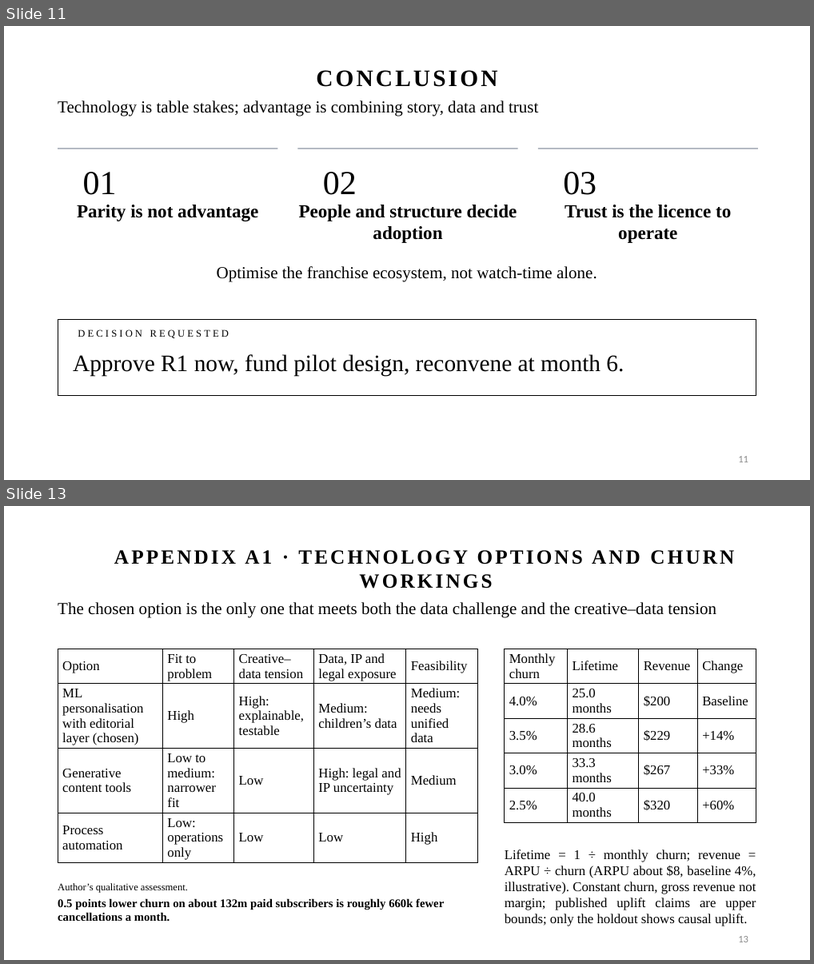
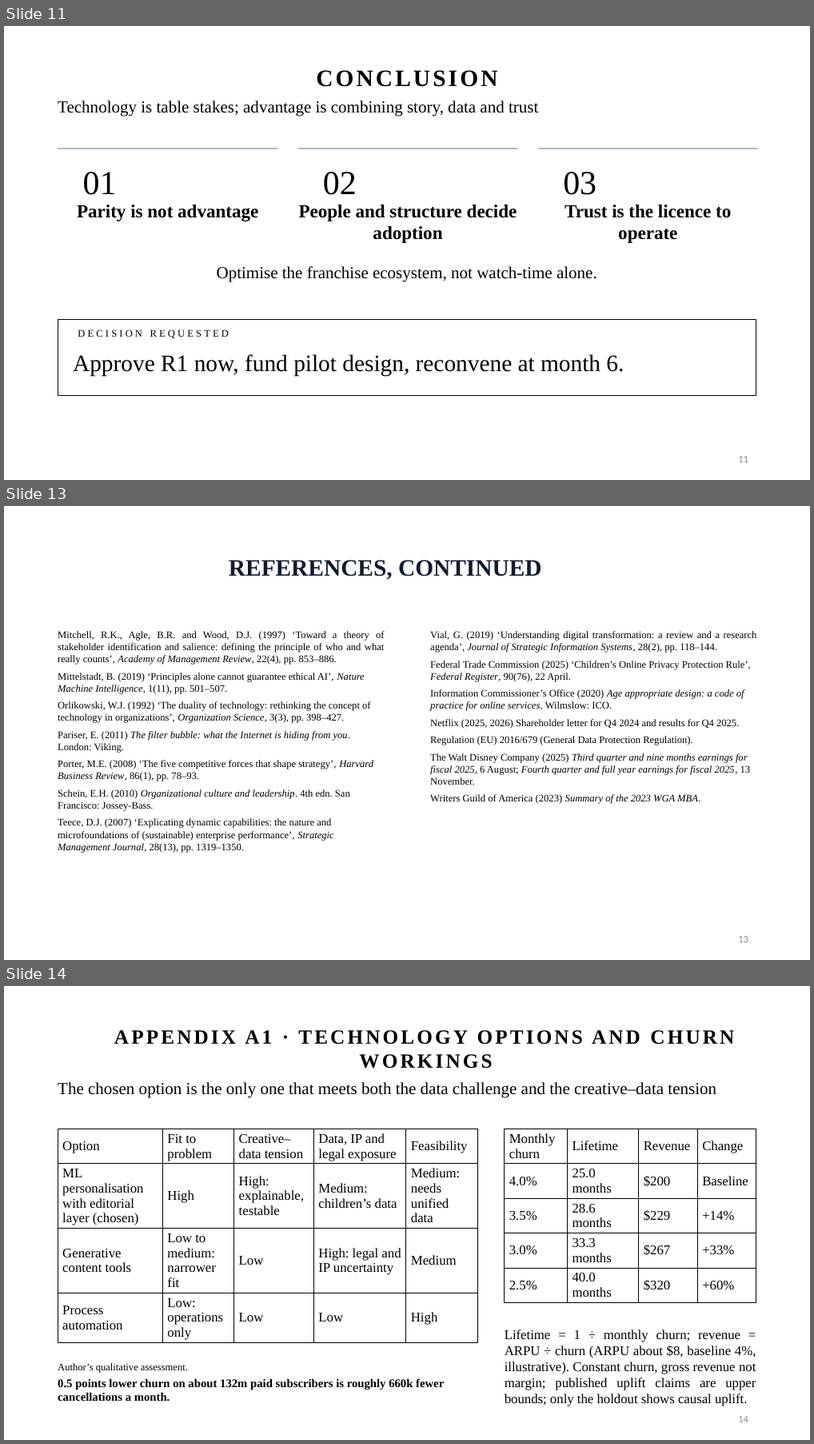
Before and after one commit to karanrg22-svg/skill, a slide deck: output/A_Corporate_Editorial_edited.pptx. Shown one above the other, each under a label of ours: slides 11 and 13 before the commit, slides 11, 13 and 14 after it; the slides between them are not shown. The pictures are 814x964 and 814x1444 pixels, drawn with LibreOffice and Linux fonts; fonts in the diff are those of the drawing. Boxes give left, top, right and bottom in pixels: in the first picture for what was removed or moved away, otherwise in the second. Text is boxed around its words. In the diff, an @@ line names an element or a change of style, - is before the commit and + after.

```diff
--- a/output/A_Corporate_Editorial_edited.pptx
+++ b/output/A_Corporate_Editorial_edited.pptx
@@ slide 13 added at <box>4,506,810,960</box>, background #FFFFFF @@
@@ text added at <box>229,560,542,580</box>, 28 pt, text #0F1B2D, bold @@
+REFERENCES, CONTINUED
@@ text added at <box>58,631,384,852</box>, 12 pt, text #000000 @@
+Mitchell, R.K., Agle, B.R. and Wood, D.J. (1997) ‘Toward a theory of stakeholder identification and salience: defining the principle of who and what really counts’, Academy of Management Review, 22(4), pp. 853–886.
+Mittelstadt, B. (2019) ‘Principles alone cannot guarantee ethical AI’, Nature Machine Intelligence, 1(11), pp. 501–507.
+Orlikowski, W.J. (1992) ‘The duality of technology: rethinking the concept of technology in organizations’, Organization Science, 3(3), pp. 398–427.
+Pariser, E. (2011) The filter bubble: what the Internet is hiding from you. London: Viking.
+Porter, M.E. (2008) ‘The five competitive forces that shape strategy’, Harvard Business Review, 86(1), pp. 78–93.
+Schein, E.H. (2010) Organizational culture and leadership. 4th edn. San Francisco: Jossey-Bass.
+Teece, D.J. (2007) ‘Explicating dynamic capabilities: the nature and microfoundations of (sustainable) enterprise performance’, Strategic Management Journal, 28(13), pp. 1319–1350.
@@ text added at <box>430,631,758,804</box>, 12 pt, text #000000 @@
+Vial, G. (2019) ‘Understanding digital transformation: a review and a research agenda’, Journal of Strategic Information Systems, 28(2), pp. 118–144.
+Federal Trade Commission (2025) ‘Children’s Online Privacy Protection Rule’, Federal Register, 90(76), 22 April.
+Information Commissioner’s Office (2020) Age appropriate design: a code of practice for online services. Wilmslow: ICO.
+Netflix (2025, 2026) Shareholder letter for Q4 2024 and results for Q4 2025.
+Regulation (EU) 2016/679 (General Data Protection Regulation).
+The Walt Disney Company (2025) Third quarter and nine months earnings for fiscal 2025, 6 August; Fourth quarter and full year earnings for fiscal 2025, 13 November.
+Writers Guild of America (2023) Summary of the 2023 WGA MBA.
@@ page number added at <box>738,936,749,942</box>, 12 pt, text #8C8C8C @@
+13
@@ what was slide 13 is now slide 14 @@
@@ page number at <box>738,1416,749,1422</box>: text changed @@
-13
+14
```
Also in this commit, not shown: 1 slide changed, 5 other files.
